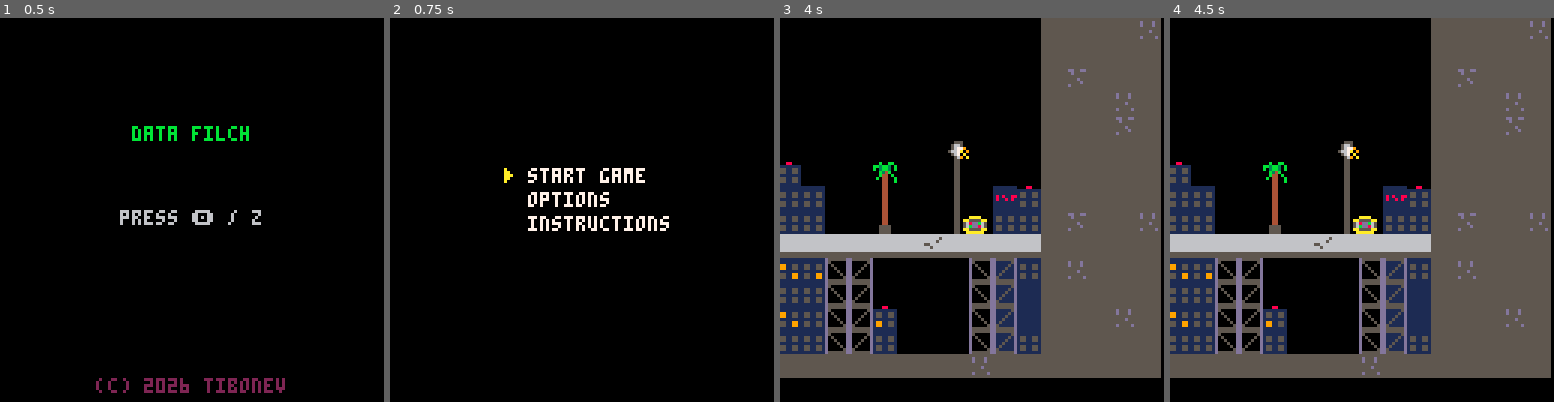
Above: before the commit, frames 1-4 (left to right).
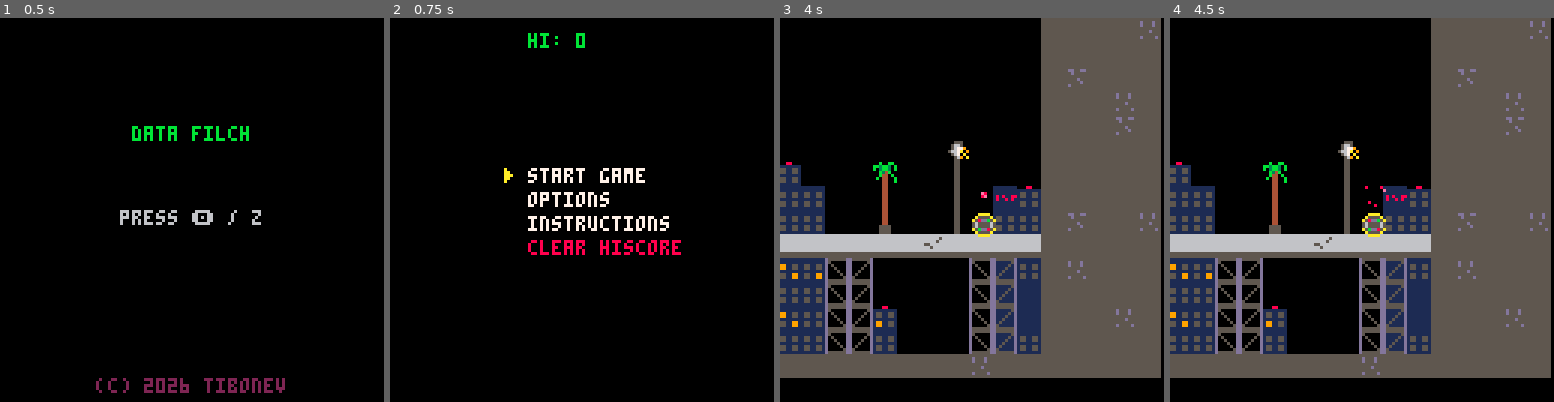
Above: after the commit, the same moments.

Repository: jflores82/data-filch
Game: PICO-8 cartridge datafilch.p8
Same seed, same stepped clock (60 frames per second), same inputs: the game is played once before the commit and once after it.
Inputs:
- Up to frame 1 (0.5 s): tap X (X key) at 0.33 s
- Up to frame 2 (0.75 s): tap O (Z key) at 0.7 s
- Up to frame 3 (4 s): tap X (X key) at 1.07, 1.85, 2.97 s; hold Right 1.6-2.1 s; tap O (Z key) every 0.4 s from 1.7 to 3.7 s; hold Up 2.15-2.42 s; hold Right 2.47-3.03 s; hold Left 3.08-3.58 s; hold Down 3.63-3.97 s
- Up to frame 4 (4.5 s): hold Right from 4.02 s (still down); tap X (X key) at 4.08 s; tap O (Z key) at 4.1 s

Frame 1 is identical in both runs. In frame 2, 0.9% of the frame differs, in the area x 35-76%, y 3-62%; in frame 3, 0.4%; in frame 4, 0.4%.

Commit message:
fix: player side hitbox.
V2:
fixed played side hitbox, to match the sprite.
changed gameover screen to accept x instead of z.
added hi score routines and handling.

Diff:
--- a/datafilch.p8
+++ b/datafilch.p8
@@ -10,6 +10,7 @@
 
 -- Code Init --
 function _init()
+	cartdata("data_filch")
 	init_vars()
 	state_switch(currentstate)
 end
@@ -47,6 +48,7 @@
 		d_max = 4,
 		d_cooldown = 0,
 		d_cooldown_max = 30,
+		highscore = dget(0)
 	}
 
 	player_top = {
@@ -447,7 +449,12 @@
 		end,
 
 		update = function(self)
-			if(btn(4)) then
+			if(player_general.score > player_general.highscore) then
+				dset(0, player_general.score)
+				player_general.highscore = player_general.score
+			end
+
+			if(btn(5)) then
 				init_vars()
 				state_switch(game_states.title_screen)
 			end
@@ -457,7 +464,7 @@
 			cls()
 			camera()
 			print("game over yeah!", 35, 30, 7)
-			print("press 🅾️ / z", 35, 100, 7)
+			print("press x", 35, 100, 7)
 			print("final score:"..player_general.score, 35, 50, 10)
 		end,
 	},
@@ -467,7 +474,7 @@
 		end,
 
 		update = function(self)
-			if(btnp(3)) and (self.i < 2) then
+			if(btnp(3)) and (self.i < 3) then
 				self.i += 1
 				sfx_play(2)
 			end
@@ -480,6 +487,10 @@
 				if(self.i == 0) then state_switch(game_states.side_play) end
 				if(self.i == 1) then state_switch(game_states.options) end
 				if(self.i == 2) then state_switch(game_states.tutorial) end
+				if(self.i == 3) then
+					dset(0, 0)
+					player_general.highscore = 0
+				end
 			end
 		end,
 
@@ -487,9 +498,11 @@
 			local y = 50
 			local ychr = y + (self.i * 8)
 			cls()
+			print("hi: "..tostr(player_general.highscore), 46, 5, 11)
 			print("start game", 46, y, 7)
 			print("options", 46, y + 8, 7)
 			print("instructions", 46, y+16, 7)
+			print("clear hiscore", 46, y+24, 8)
 
 			print(chr(23), 38, ychr, 10)
 		end,
--- a/enemy_side.lua
+++ b/enemy_side.lua
@@ -58,7 +58,7 @@
 
 		if(player_side.crouch == true) then pl_y = player_side.y + 5 end
 
-		if(en_x + 8 > pl_x) and (en_x < pl_x + 6) and (en_y + 8> pl_y) and (en_y < pl_y + 9) then
+		if(en_x + 8 > pl_x + 3) and (en_x < pl_x + 6) and (en_y + 8 > pl_y) and (en_y < pl_y + 6) then
 			deli(en_side, i)
 			return true
 		end
Not shown, changed: README.md
